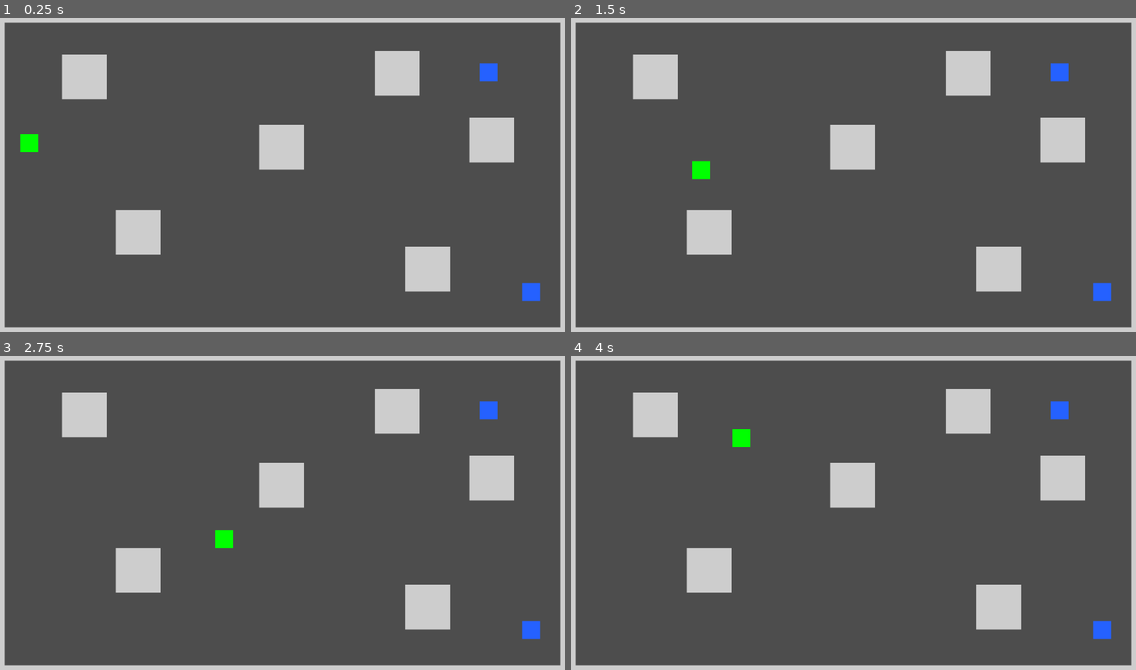
Above: before the commit, frames 1-4 (two rows, left to right).
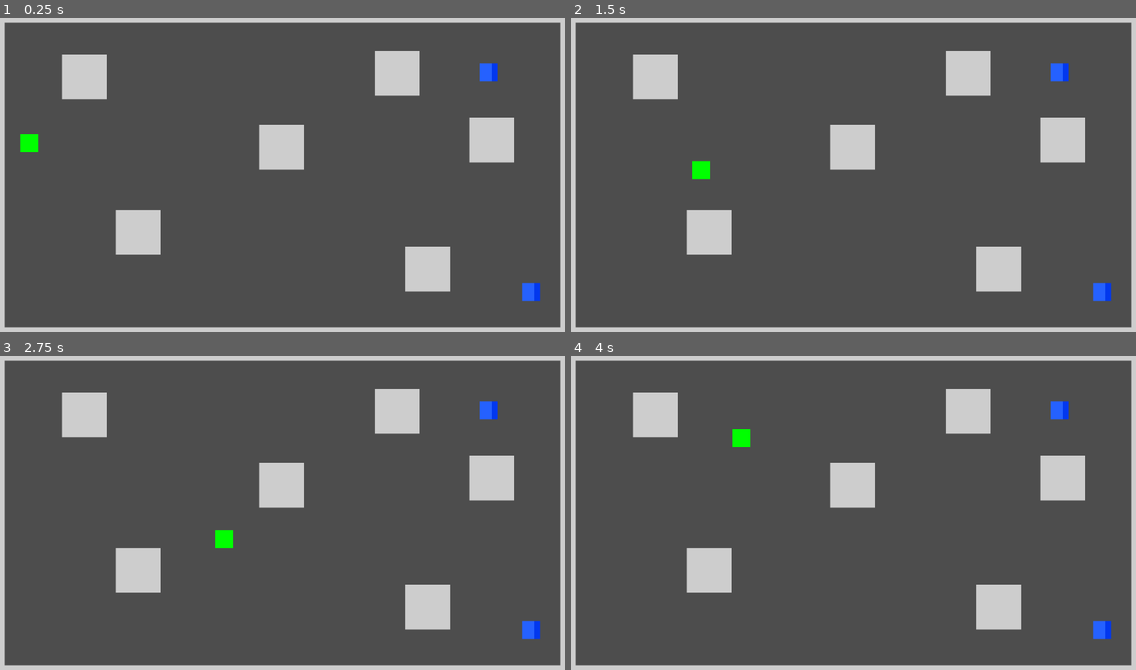
Above: after the commit, the same moments.

Repository: Toxe/godot-state-machines
Game: Godot game, scene res://scenes/main.tscn
The game is run twice, just before and just after one commit, with the same random seed, the same clock (stepped at 60 frames per second) and the same inputs.
Inputs:
- Up to frame 1 (0.25 s): no input
- Up to frame 2 (1.5 s): tap Enter at 0.5 s; hold D (move_right) 0.53-1.28 s; hold S (move_down) from 1.28 s (still down)
- Up to frame 3 (2.75 s): tap Space at 2 s; release S (move_down) at 2.03 s; hold D (move_right) from 2.03 s (still down)
- Up to frame 4 (4 s): release D (move_right) at 2.78 s; hold W (move_up) 2.78-3.53 s; hold A (move_left) from 3.53 s (still down)

The runs differ from the first frame. In frame 1, 0.1% of the frame differs, in the area x 87-96%, y 14-91%; in frame 2, 0.1%; in frame 3, 0.1%; in frame 4, 0.1%.

Commit message:
Change guard visuals

Diff:
--- a/scenes/blue_guard/blue_guard.tscn
+++ b/scenes/blue_guard/blue_guard.tscn
@@ -27,11 +27,25 @@
 anchor_bottom = 0.5
 offset_left = -20.0
 offset_top = -20.0
+offset_right = 7.0
+offset_bottom = 20.0
+grow_horizontal = 2
+grow_vertical = 2
+color = Color(0.145098, 0.380392, 1, 1)
+
+[node name="ColorRect2" type="ColorRect" parent="."]
+anchors_preset = 8
+anchor_left = 0.5
+anchor_top = 0.5
+anchor_right = 0.5
+anchor_bottom = 0.5
+offset_left = 7.0
+offset_top = -20.0
 offset_right = 20.0
 offset_bottom = 20.0
 grow_horizontal = 2
 grow_vertical = 2
-color = Color(0.145098, 0.380392, 1, 1)
+color = Color(0.00784314, 0.219608, 0.933333, 1)
 
 [node name="StateMachine" parent="." node_paths=PackedStringArray("initial_state") instance=ExtResource("2_2jvxd")]
 initial_state = NodePath("idle")
